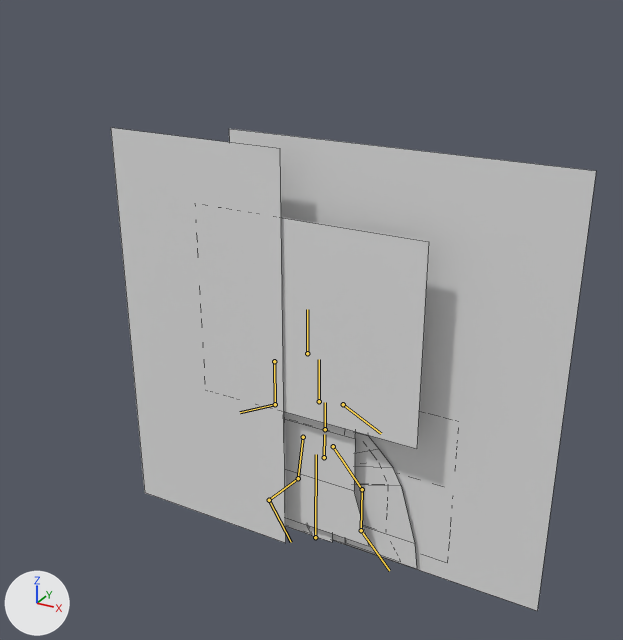
Before and after pictures for a commit that changed the FBX model Unity/Assets/Arcadians/AvatarMale/avatarMale.fbx.
Both versions are drawn from a camera (50 mm lens) standing at (3.57, -6.58, 5.81) and looking at (-0.12, 0.12, 2.45). The lights are fixed; the arrows at lower left show +X, +Y and +Z. The bones that bend it are drawn over the model as lines. Mesh edges are drawn as thin lines.

Names of what the first picture shows: 'avatar.Male'.
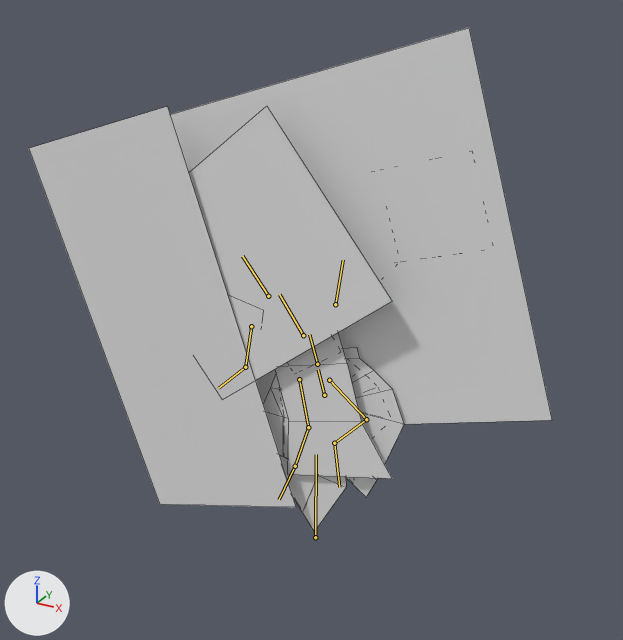
The newer file adds an action. The first version stands in its rest pose; the second is drawn at frame 9 of the action 'male.armature|m.skillMelee'.

Changed parts and their boxes [x1, y1, x2, y2] in the pictures (623 x 640 px):
'avatar.Male', posed (8% wider)
    before: [111, 128, 596, 611]
    after: [29, 28, 552, 532]
bone 'b_Spine.001', root to tip
    before: (324, 457) to (324, 434)
    after: (324, 395) to (318, 369)
bone 'b_Spine.003', root to tip
    before: (319, 401) to (319, 359)
    after: (303, 335) to (279, 294)
bone 'b_Head', root to tip
    before: (307, 353) to (307, 309)
    after: (268, 296) to (242, 256)
bone 'b_LArm', root to tip
    before: (343, 404) to (381, 433)
    after: (335, 304) to (343, 260)
bone 'b_RArm.001', root to tip
    before: (274, 361) to (275, 404)
    after: (251, 326) to (245, 367)
bone 'b_RArm.002', root to tip
    before: (275, 404) to (240, 412)
    after: (245, 367) to (218, 388)
bone 'b_LLeg.001', root to tip
    before: (333, 446) to (362, 489)
    after: (329, 380) to (366, 419)
bone 'b_LLeg.002', root to tip
    before: (362, 489) to (361, 530)
    after: (366, 419) to (334, 443)
bone 'b_LFoot', root to tip
    before: (361, 530) to (389, 570)
    after: (334, 443) to (339, 487)
bone 'b_RLeg.001', root to tip
    before: (303, 437) to (298, 478)
    after: (299, 379) to (308, 427)
bone 'b_RLeg.002', root to tip
    before: (298, 478) to (269, 500)
    after: (308, 427) to (295, 466)
bone 'b_RFoot', root to tip
    before: (269, 500) to (291, 542)
    after: (295, 466) to (279, 499)

What the commit changed:
Bone 'b_Spine.001' (bone_b_spine_001) moves from (0.0, 0.0, 0.0) to (0.0, 0.716, 0.0).
Bone 'b_Spine.001' (bone_b_spine_001) turns from (0, 0, 0) to (0, 0, 16) degrees about its own x, y and z.
Bone 'b_Spine.003' (bone_b_spine_003) turns from (0, 0, 0) to (0, 0, 19) degrees about its own x, y and z.
Bone 'b_Head' (bone_b_head) turns from (0, 0, 0) to (0, 0, 3) degrees about its own x, y and z.
Bone 'b_LArm' (bone_b_larm) moves from (0.0, 0.0, 0.0) to (-0.186, 0.169, 0.0).
Bone 'b_LArm' (bone_b_larm) turns from (0, 0, 0) to (0, 0, 72) degrees about its own x, y and z.
Bone 'b_RArm.001' (bone_b_rarm_001) turns from (0, 0, 0) to (0, 0, -46) degrees about its own x, y and z.
Bone 'b_RArm.002' (bone_b_rarm_002) turns from (0, 0, 0) to (0, 0, 29) degrees about its own x, y and z.
Bone 'b_LLeg.001' (bone_b_lleg_001) turns from (0, 0, 0) to (0, 0, -4) degrees about its own x, y and z.
Bone 'b_LLeg.002' (bone_b_lleg_002) turns from (0, 0, 0) to (0, 0, -55) degrees about its own x, y and z.
Bone 'b_LFoot' (bone_b_lfoot) turns from (0, 0, 0) to (0, 0, 10) degrees about its own x, y and z.
Bone 'b_RLeg.001' (bone_b_rleg_001) turns from (0, 0, 0) to (0, 0, 2) degrees about its own x, y and z.
Bone 'b_RLeg.002' (bone_b_rleg_002) turns from (0, 0, 0) to (0, 0, 8) degrees about its own x, y and z.
Bone 'b_RFoot' (bone_b_rfoot) turns from (0, 0, 0) to (1, 1, -78) degrees about its own x, y and z.
